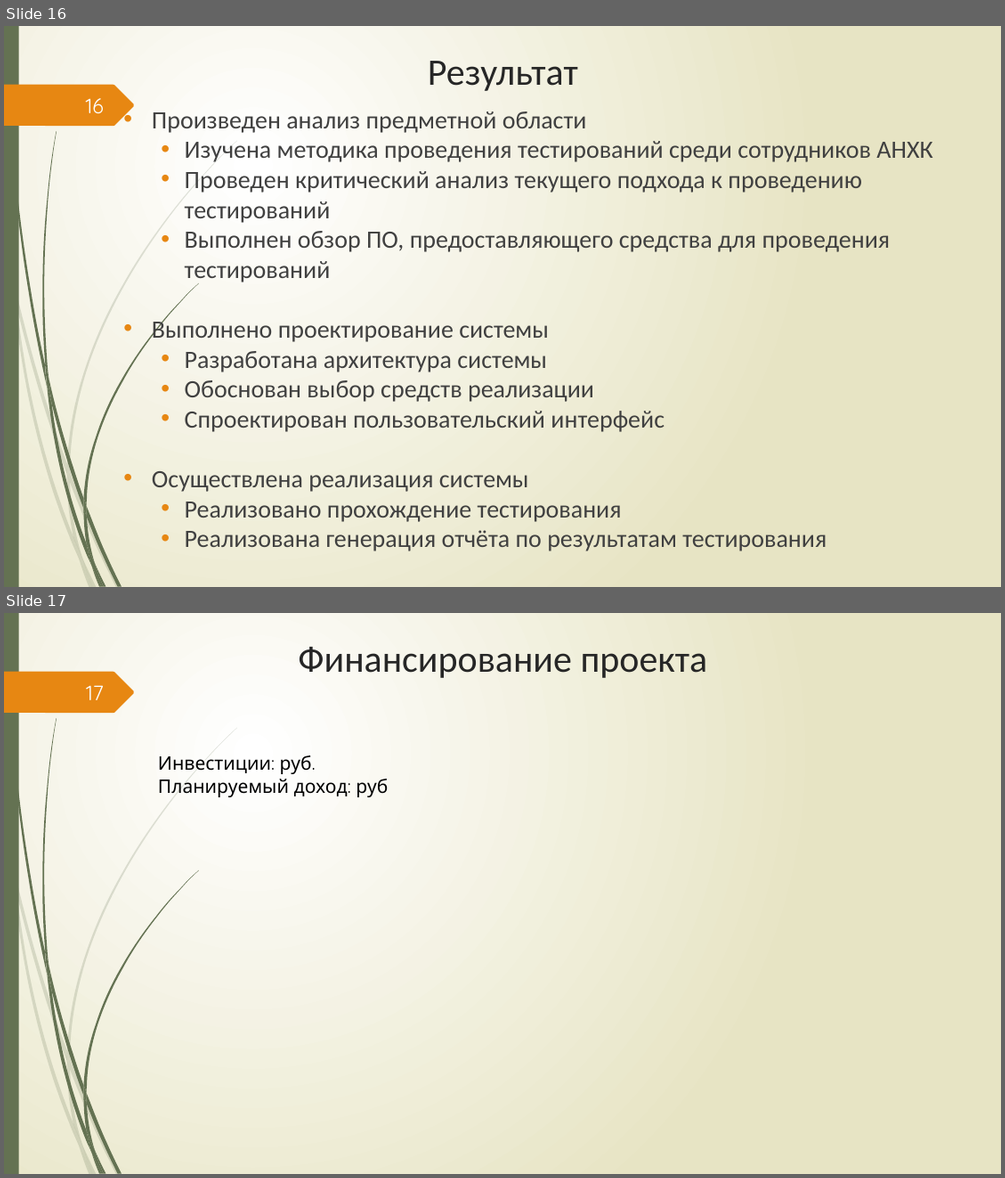
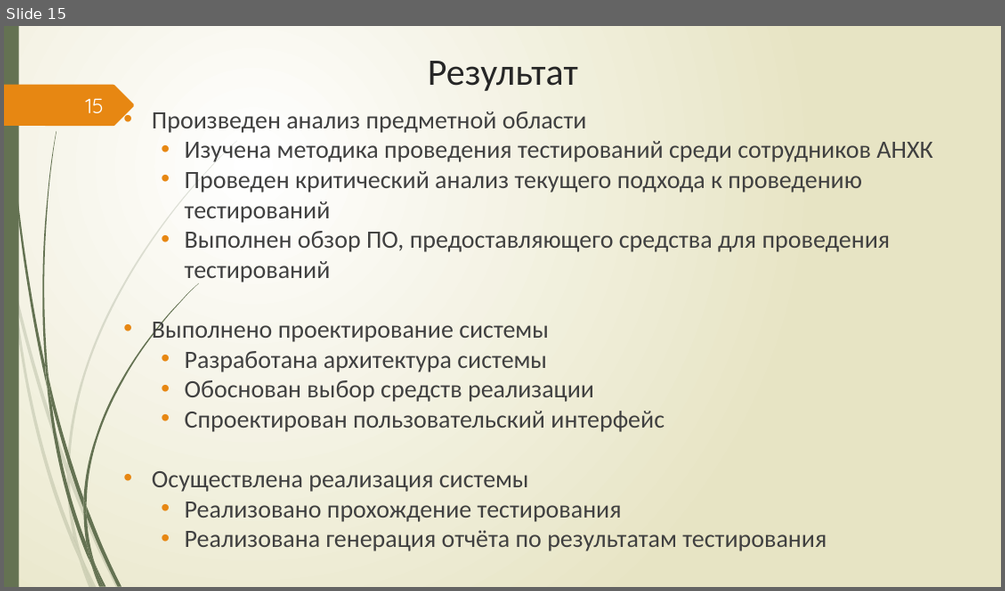
Before and after one commit to Csar9000/Quality-of-life-assessment-system, a slide deck: Документы/Презентация ВКР.pptx. Shown one above the other, each under a label of ours: slides 16 and 17 before the commit, slide 15 after it. The pictures are 1005x1178 and 1005x591 pixels, drawn with LibreOffice and Linux fonts; fonts in the diff are those of the drawing. Boxes give left, top, right and bottom in pixels: in the first picture for what was removed or moved away, otherwise in the second. Text is boxed around its words. In the diff, an @@ line names an element or a change of style, - is before the commit and + after.

```diff
--- a/Документы/Презентация ВКР.pptx
+++ b/Документы/Презентация ВКР.pptx
@@ slide 17 removed at box(4, 613, 1001, 1174), background gradient #FFFFFF to #E8E6C4; not listed: 24 template elements that a slide beside it also shows @@
@@ title removed at box(298, 647, 708, 678) @@
-Финансирование проекта
@@ page number removed at box(86, 685, 104, 700) @@
-17
@@ text removed at box(158, 755, 388, 797) @@
-Инвестиции: руб.
-Планируемый доход: руб
@@ what was slide 16 is now slide 15 @@
@@ page number at box(85, 98, 104, 113): text changed @@
-16
+15
```
Also in this commit, not shown: 6 slides changed, 2 slides added, 2 other slides removed, 1 other file.
